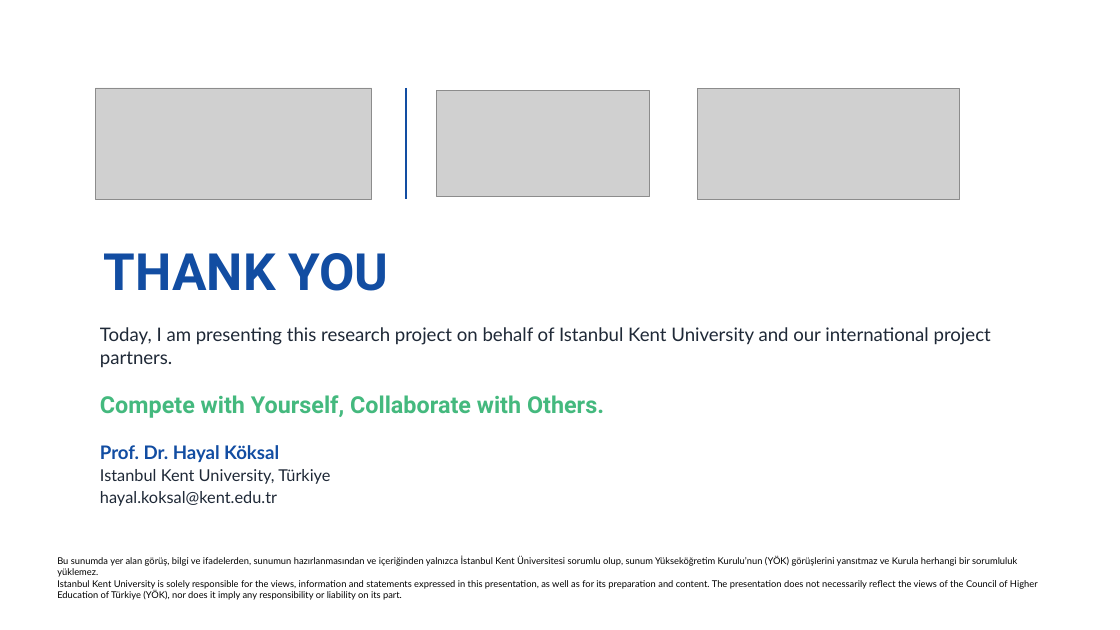
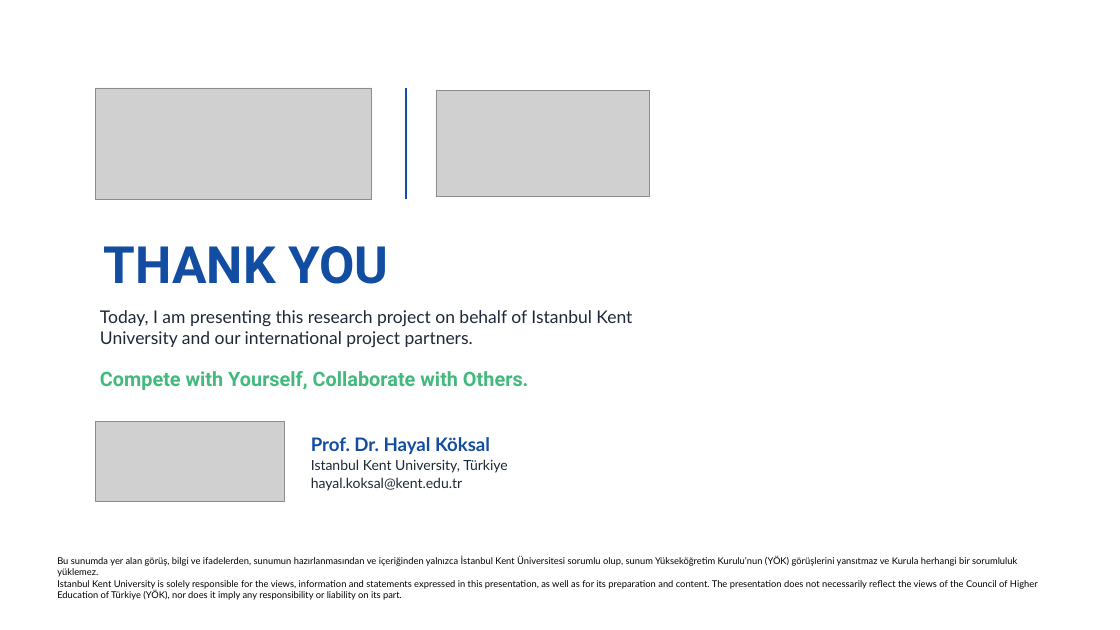
Before and after one commit to newtonsgrandson/cop-31-hayal-koksal, a slide deck: slide 20 of sunum/COP31_Climate_IMECE_Hayal_Koksal_EN.pptx. Drawn at 1120x630 pixels with LibreOffice and Linux fonts; fonts in the diff are those of the drawing; grey boxes stand for pictures; background and template pictures are left out. Boxes give left, top, right and bottom in pixels: in the first picture for what was removed or moved away, otherwise in the second. Text is boxed around its words. In the diff, an @@ line names an element or a change of style, - is before the commit and + after.

```diff
--- a/sunum/COP31_Climate_IMECE_Hayal_Koksal_EN.pptx
+++ b/sunum/COP31_Climate_IMECE_Hayal_Koksal_EN.pptx
@@ text "THANK YOU": place and size @@
-text "THANK YOU" at bbox=[104, 253, 388, 291]
+text "THANK YOU" at bbox=[104, 246, 388, 284]
@@ text "Today, I am presenting this ...": place and size @@
-text "Today, I am presenting this ..." at bbox=[100, 327, 991, 368]
+text "Today, I am presenting this ..." at bbox=[100, 310, 632, 347]
@@ text "Today, I am presenting this ..." at bbox=[100, 310, 632, 347]: size 16 to 15 pt @@
@@ text "Compete with Yourself, Collaborate with ...": place and size @@
-text "Compete with Yourself, Collaborate with ..." at bbox=[100, 395, 604, 418]
+text "Compete with Yourself, Collaborate with ..." at bbox=[100, 371, 528, 390]
@@ text "Compete with Yourself, Collaborate with ..." at bbox=[100, 371, 528, 390]: size 20 to 17 pt @@
@@ text "Prof. Dr. Hayal Köksal": place and size @@
-text "Prof. Dr. Hayal Köksal" at bbox=[100, 445, 330, 506]
+text "Prof. Dr. Hayal Köksal" at bbox=[311, 437, 508, 491]
@@ text "Prof. Dr. Hayal Köksal" at bbox=[311, 437, 508, 491]: size 14 to 12 pt in "Istanbul Kent University, Türkiye", "hayal.koksal@kent.edu.tr"; less space between paragraphs; vertical alignment top to middle @@
@@ picture: place and size @@
-picture at bbox=[697, 88, 960, 199]
+picture at bbox=[96, 422, 285, 502]
```
Also in this commit, not shown: 1 other slide changed, 49 other files.
